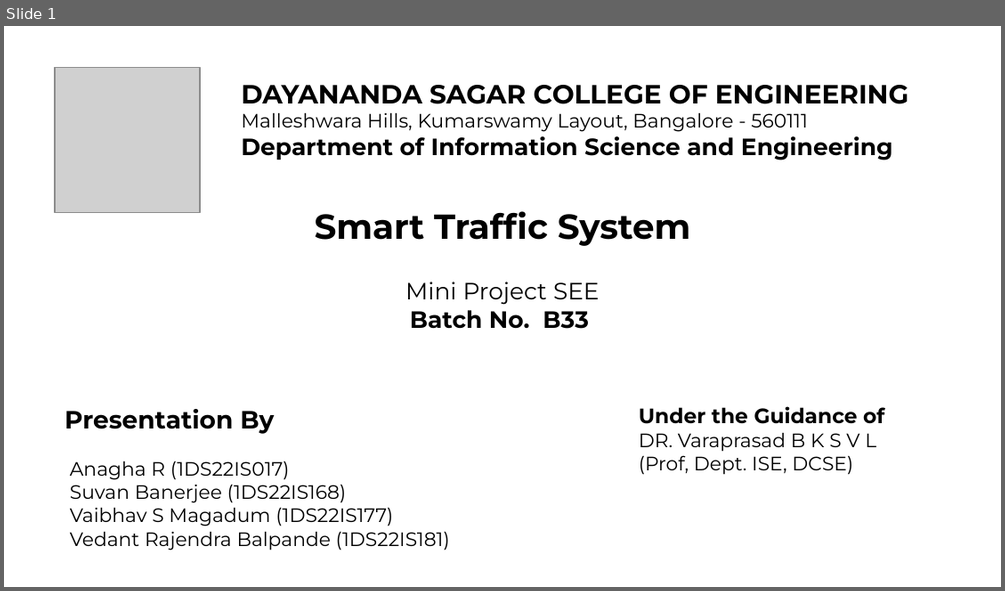
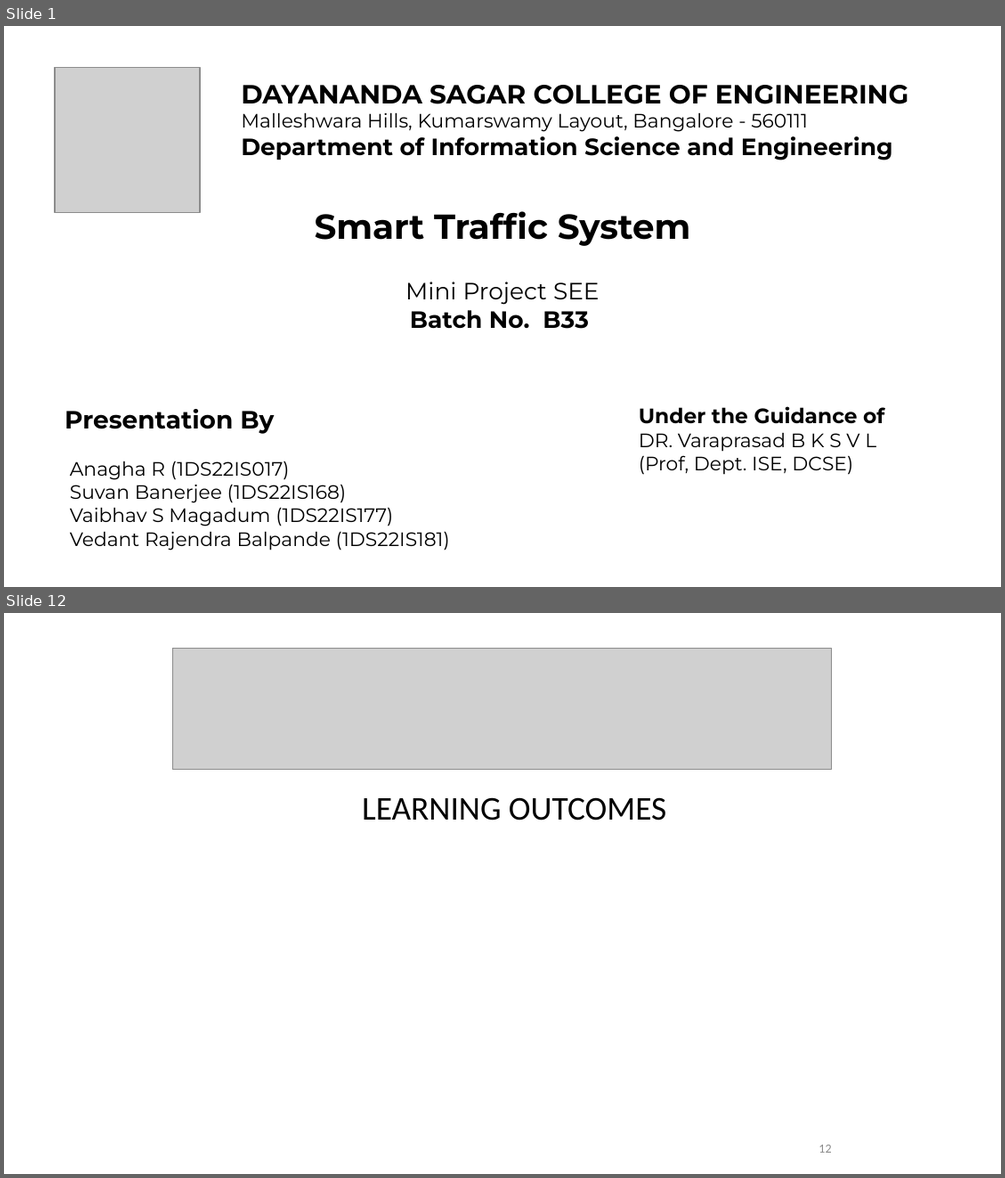
Before and after one commit to Vaibhav-Magadum/MiniProject, a slide deck: Presentation/Presentation_FINAL_DRAFT.pptx. Shown one above the other, each under a label of ours: slide 1 before the commit, slides 1 and 12 after it; the slides between them are not shown. The pictures are 1005x591 and 1005x1178 pixels, drawn with LibreOffice and Linux fonts; fonts in the diff are those of the drawing; grey boxes stand for pictures. Boxes give left, top, right and bottom in pixels: in the first picture for what was removed or moved away, otherwise in the second. Text is boxed around its words. In the diff, an @@ line names an element or a change of style, - is before the commit and + after.

```diff
--- a/Presentation/Presentation_FINAL_DRAFT.pptx
+++ b/Presentation/Presentation_FINAL_DRAFT.pptx
@@ slide 12 added at box(4, 613, 1001, 1174), background #FFFFFF @@
@@ picture added at box(172, 648, 832, 770) @@
@@ title added at box(362, 797, 666, 820), 24 pt, text #000000 @@
+LEARNING OUTCOMES
@@ page number added at box(818, 1144, 831, 1152), 9 pt, text #8C8C8C @@
+12
```
Also in this commit, not shown: 12 other slides added, 2 slides removed.
